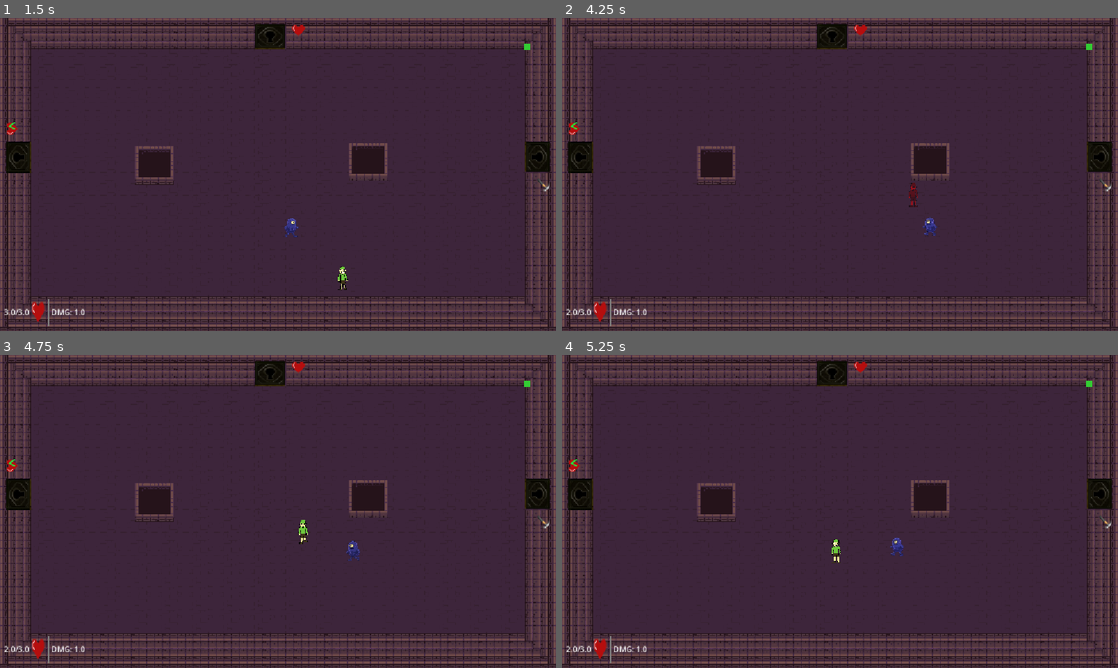
Above: before the commit, frames 1-4 (two rows, left to right).
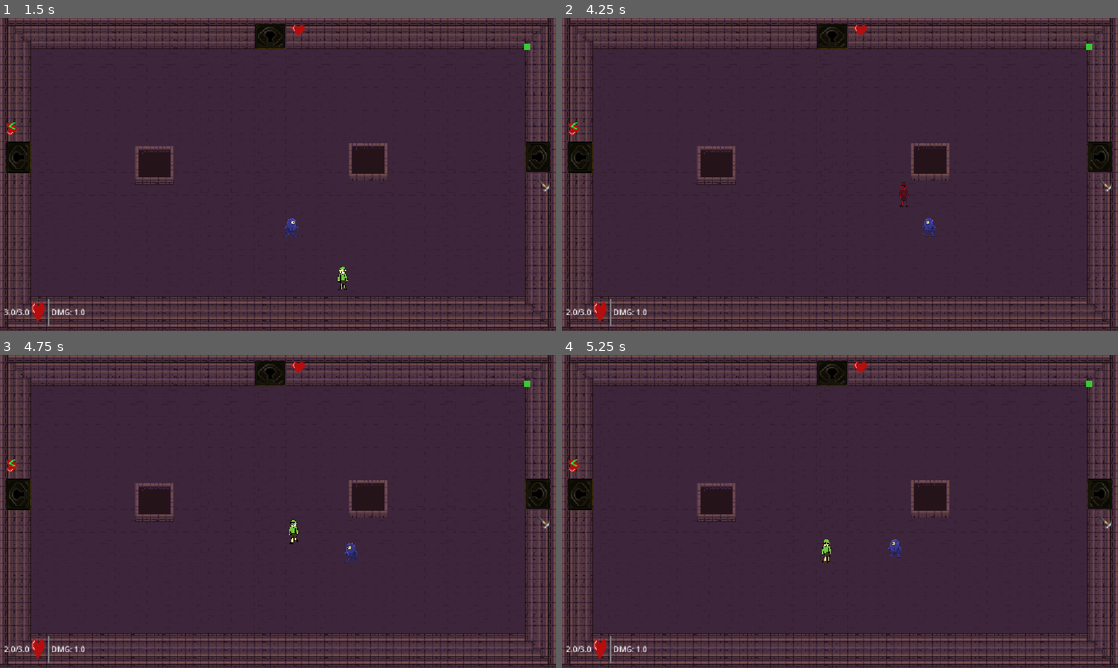
Above: after the commit, the same moments.

Repository: aradaynt/ZeldaRogueLite
Game: Godot game, scene res://scenes/combat_room_1.tscn
Same seed, same stepped clock (60 frames per second), same inputs: the game is played once before the commit and once after it. This scene is started directly instead of the project's main scene. The engine's default icon, where the game draws it, is replaced by a stand-in: a white triangle on a blue panel in a dark square.
Inputs:
- Up to frame 1 (1.5 s): tap Enter (ui_accept) at 0.5 s; hold Right (ui_right) 0.53-1.28 s; hold Enter (ui_accept) 0.53-1.28 s; hold Down (ui_down) from 1.28 s (still down); tap E (attack) at 1.35 s
- Up to frame 2 (4.25 s): tap Enter (ui_accept) at 1.52, 1.55, 1.82, 3.02, 3.05, 3.32 s; release Down (ui_down) at 2.03 s; hold Right (ui_right) 2.03-2.78 s; hold Enter (ui_accept) 2.03-2.78 s; hold Up (ui_up) 2.78-3.53 s; tap E (attack) at 2.85 s; hold Left (ui_left) from 3.53 s (still down); hold Enter (ui_accept) from 3.53 s (still down)
- Up to frame 3 (4.75 s): keep holding Left (ui_left); release Enter (ui_accept) at 4.28 s; tap E (attack) at 4.35 s; tap Enter (ui_accept) at 4.52, 4.55 s
- Up to frame 4 (5.25 s): tap Enter (ui_accept) at 4.82 s; release Left (ui_left) at 5.03 s; hold Down (ui_down) from 5.03 s (still down); hold Enter (ui_accept) from 5.03 s (still down)

Frame 1 is identical in both runs. In frame 2, 0.2% of the frame differs, in the area x 60-68%, y 52-70%; in frame 3, 0.3%, in the area x 52-65%, y 52-67%; in frame 4, 0.3%.

Commit message:
Fixed small issue of enemies sticking to lonk, and rooms cleared in game over now shows correct amount

Diff:
--- a/scenes/enemy.tscn
+++ b/scenes/enemy.tscn
@@ -52,6 +52,7 @@
 
 [node name="Enemy" type="CharacterBody2D" groups=["enemy"]]
 scale = Vector2(0.8, 0.8)
+motion_mode = 1
 script = ExtResource("1_55jtl")
 
 [node name="AnimatedSprite2D" type="AnimatedSprite2D" parent="."]
--- a/scenes/player.tscn
+++ b/scenes/player.tscn
@@ -270,6 +270,7 @@
 [node name="Player" type="CharacterBody2D" parent="." groups=["player"]]
 z_index = 10
 position = Vector2(1, -4)
+motion_mode = 1
 script = ExtResource("1_g2els")
 attack_cooldown = 0.6
 
--- a/scripts/game_over.gd
+++ b/scripts/game_over.gd
@@ -15,4 +15,5 @@
 
 func return_to_menu():
 	print("Heading back to the main menu...")
+	GameManager.reset_run()
 	get_tree().call_deferred("change_scene_to_file", "res://scenes/main_menu.tscn")
--- a/scripts/main.gd
+++ b/scripts/main.gd
@@ -86,6 +86,8 @@
 
 func _on_reward_picked_up():
 	print("Reward collected! Doors opening...")
+	if not GameManager.cleared_rooms.has(room_name):
+		GameManager.cleared_rooms.append(room_name)
 	call_deferred("unlock_all_doors")
 
 func unlock_all_doors():
--- a/scripts/player.gd
+++ b/scripts/player.gd
@@ -205,6 +205,4 @@
 
 func die():
 	print("Lonk has fallen!")
-	GameManager.reset_run()
-
 	get_tree().call_deferred("change_scene_to_file", "res://scenes/game_over.tscn")
Not shown, changed: Zelda Roguelite.pck
Not shown, added: Zelda Roguelite.zip
